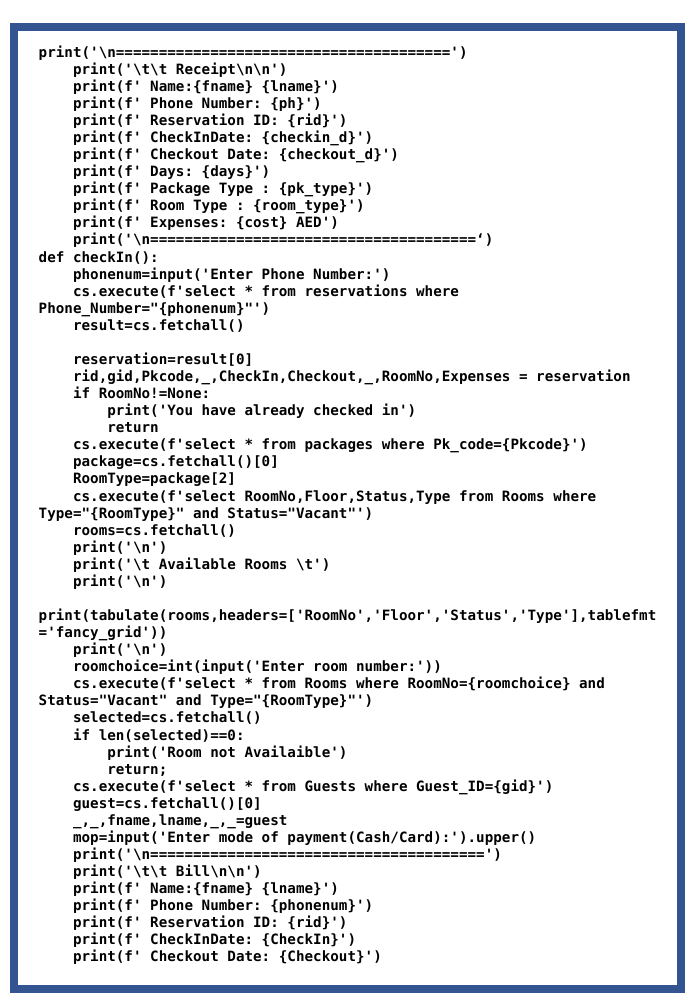
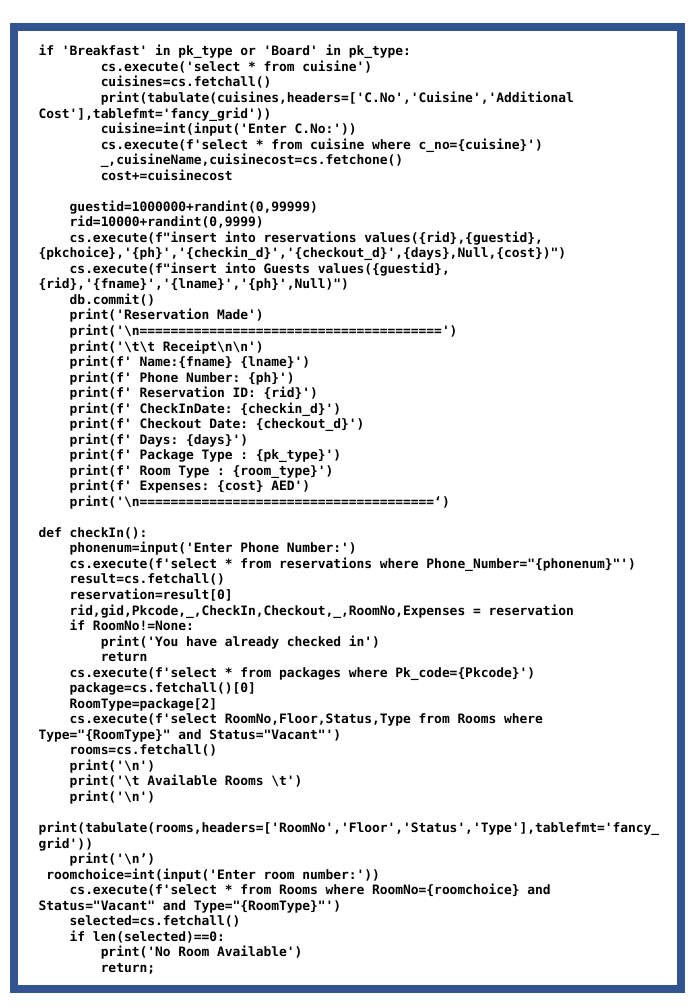
Before and after one commit to Agentgilspy/Hotel, a slide deck: slide 17 of Computer Project.pptx. Drawn at 698x1008 pixels with LibreOffice and Linux fonts; fonts in the diff are those of the drawing. Boxes give left, top, right and bottom in pixels: in the first picture for what was removed or moved away, otherwise in the second. Text is boxed around its words. In the diff, an @@ line names an element or a change of style, - is before the commit and + after.

```diff
--- a/Computer Project.pptx
+++ b/Computer Project.pptx
@@ text at [39,45,574,322]: paragraphs added @@
+if 'Breakfast' in pk_type or 'Board' in pk_type:
+cs.execute('select * from cuisine')
+cuisines=cs.fetchall()
+print(tabulate(cuisines,headers=['C.No','Cuisine','Additional Cost'],tablefmt='fancy_grid'))
+cuisine=int(input('Enter C.No:'))
+cs.execute(f'select * from cuisine where c_no={cuisine}')
+_,cuisineName,cuisinecost=cs.fetchone()
+cost+=cuisinecost
+guestid=1000000+randint(0,99999)
+rid=10000+randint(0,9999)
+cs.execute(f"insert into reservations values({rid},{guestid},{pkchoice},'{ph}','{checkin_d}','{checkout_d}',{days},Null,{cost})")
+cs.execute(f"insert into Guests values({guestid},{rid},'{fname}','{lname}','{ph}',Null)")
+db.commit()
+print('Reservation Made')
@@ text at [39,324,659,974]: size 11 to 10 pt in "print('\n=======================================')", "print('\t\t Receipt\n\n')", "print(f' Name:{fname} {lname}')", "print(f' Phone Number: {ph}')" and 31 more places @@
@@ text at [73,779,553,964]: paragraphs removed @@
-cs.execute(f'select * from Guests where Guest_ID={gid}')
-guest=cs.fetchall()[0]
-_,_,fname,lname,_,_=guest
-mop=input('Enter mode of payment(Cash/Card):').upper()
-print('\n=======================================')
-print('\t\t Bill\n\n')
-print(f' Name:{fname} {lname}')
-print(f' Phone Number: {phonenum}')
-print(f' Reservation ID: {rid}')
-print(f' CheckInDate: {CheckIn}')
-print(f' Checkout Date: {Checkout}')
@@ text at [70,853,155,866]: text changed; size 11 to 10 pt @@
-print('\n')
+print('\n’)
@@ text at [101,946,302,959]: text changed; size 11 to 10 pt @@
-print('Room not Availaible')
+print('No Room Available')
```
Also in this commit, not shown: 13 other slides changed, 3 slides added, 2 slides removed.
